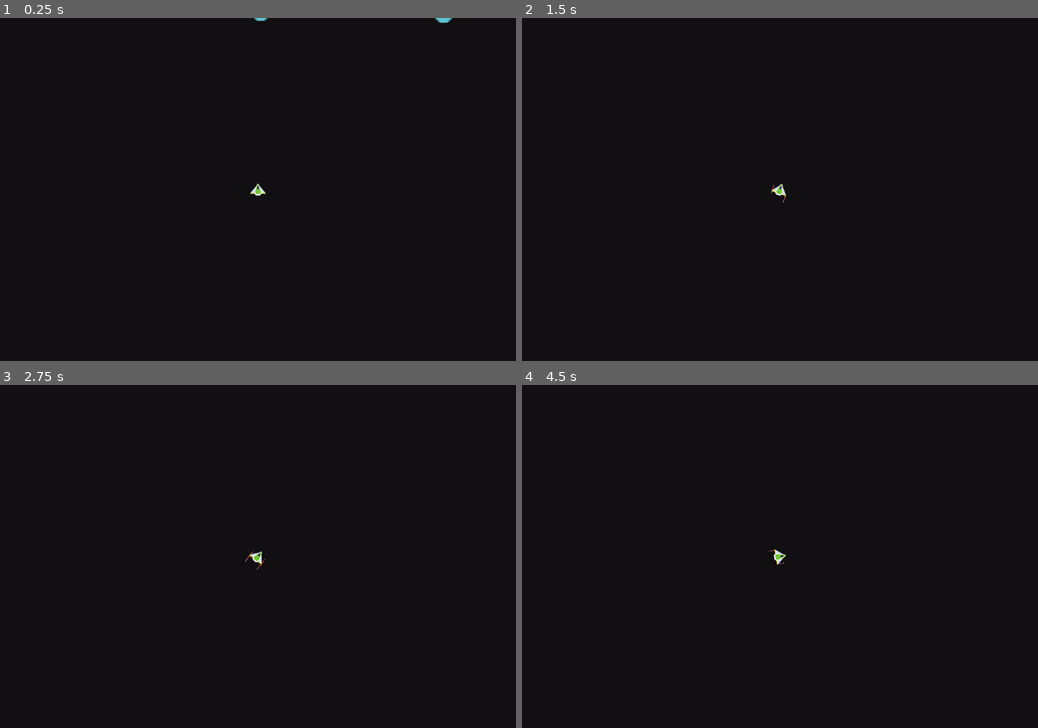
Above: before the commit, frames 1-4 (two rows, left to right).
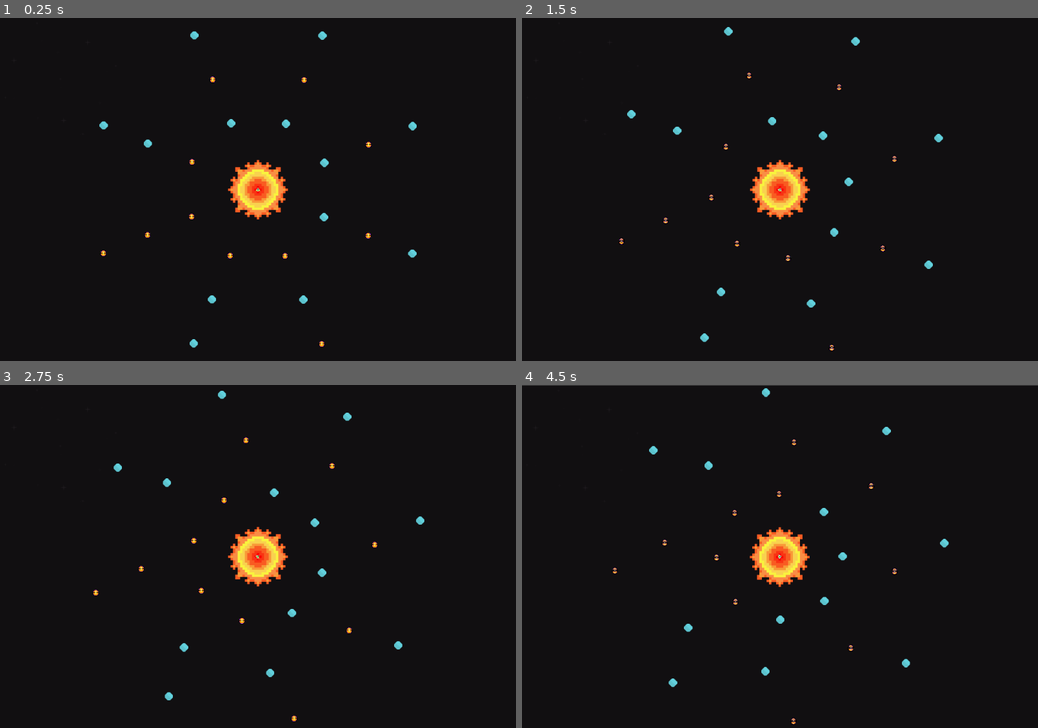
Above: after the commit, the same moments.

Repository: Lewkow/godot-testbed
Game: Godot game, scene res://World.tscn
Same seed, same stepped clock (60 frames per second), same inputs: the game is played once before the commit and once after it.
Inputs (mouse positions are in pixels of both pictures, inside the frame that each line leads up to):
- Up to frame 1 (0.25 s): no input
- Up to frame 2 (1.5 s): move the mouse to (893, 172) at 0.52 s; hold Right (ui_right) 0.53-1.28 s; click (893, 172) at 0.67 s; move the mouse to (676, 206) at 1.27 s; hold Left (ui_left) from 1.28 s (still down); click (676, 206) at 1.42 s
- Up to frame 3 (2.75 s): move the mouse to (309, 481) at 2.02 s; release Left (ui_left) at 2.03 s; hold Right (ui_right) from 2.03 s (still down); click (309, 481) at 2.17 s
- Up to frame 4 (4.5 s): move the mouse to (754, 625) at 2.77 s; release Right (ui_right) at 2.78 s; hold Up (ui_up) 2.78-3.53 s; click (754, 625) at 2.92 s; move the mouse to (934, 607) at 3.52 s; hold Left (ui_left) from 3.53 s (still down); click (934, 607) at 3.67 s; move the mouse to (625, 505) at 4.27 s; click (625, 505) at 4.42 s

The runs differ from the first frame. In frame 1, 2.0% of the frame differs, in the area x 19-88%, y 0-97%; in frame 2, 1.9%; in frame 3, 1.9%; in frame 4, 2.1%, in the area x 0-100%, y 0-99%.

Commit message:
major updates for orbits

Diff:
--- /dev/null
+++ b/Space-Gods/CommSat.tscn
@@ -0,0 +1,48 @@
+[gd_scene load_steps=8 format=2]
+
+[ext_resource path="res://assets/animated_sprites/hydrogen_sheet.png" type="Texture" id=1]
+
+[sub_resource type="AtlasTexture" id=1]
+atlas = ExtResource( 1 )
+region = Rect2( 0, 0, 32, 32 )
+
+[sub_resource type="AtlasTexture" id=2]
+atlas = ExtResource( 1 )
+region = Rect2( 64, 0, 32, 32 )
+
+[sub_resource type="AtlasTexture" id=3]
+atlas = ExtResource( 1 )
+region = Rect2( 0, 32, 32, 32 )
+
+[sub_resource type="AtlasTexture" id=4]
+atlas = ExtResource( 1 )
+region = Rect2( 64, 32, 32, 32 )
+
+[sub_resource type="AtlasTexture" id=5]
+atlas = ExtResource( 1 )
+region = Rect2( 0, 64, 32, 32 )
+
+[sub_resource type="SpriteFrames" id=6]
+animations = [ {
+"frames": [ SubResource( 1 ), SubResource( 2 ), SubResource( 3 ), SubResource( 4 ), SubResource( 5 ), SubResource( 4 ), SubResource( 3 ), SubResource( 2 ) ],
+"loop": true,
+"name": "default",
+"speed": 5.0
+} ]
+
+[node name="CommSat" type="RigidBody2D"]
+collision_layer = 0
+collision_mask = 0
+gravity_scale = 0.0
+linear_damp = 0.0
+angular_damp = 0.0
+
+[node name="CollisionPolygon2D" type="CollisionPolygon2D" parent="."]
+polygon = PoolVector2Array( -10, 0, 0, -10, 10, 0, 0, 10 )
+
+[node name="AnimatedSprite" type="AnimatedSprite" parent="."]
+scale = Vector2( 0.5, 0.5 )
+frames = SubResource( 6 )
+frame = 1
+speed_scale = 0.5
+playing = true
--- a/Space-Gods/DefenseTurret.tscn
+++ b/Space-Gods/DefenseTurret.tscn
@@ -3,7 +3,11 @@
 [ext_resource path="res://assets/bodies/turret.png" type="Texture" id=1]
 
 [node name="DefenseTurret" type="RigidBody2D"]
+collision_layer = 0
+collision_mask = 0
 gravity_scale = 0.0
+linear_damp = 0.0
+angular_damp = 0.0
 
 [node name="CollisionPolygon2D" type="CollisionPolygon2D" parent="."]
 polygon = PoolVector2Array( -10, 0, 0, -10, 10, 0, 0, 10 )
--- a/Space-Gods/OrbitalRing.gd
+++ b/Space-Gods/OrbitalRing.gd
@@ -2,36 +2,57 @@
 
 var orbital_space_scene = load("res://OrbitalSpace.tscn")
 
-var ring_inner_radius = 100
-var ring_outer_radius = 200
+var rng = RandomNumberGenerator.new()
+
+export var ring_inner_radius = 100
+export var ring_outer_radius = 200
+
+var orbital_period
 var ring_mid_radius
 var ring_center
 var max_orbital_spaces = 8
 var chunk_theta
 var orbital_spaces_list = []
-var orbital_period = 100
-var orbital_frequency = 2.0 * PI / float(orbital_period)
+var orbital_frequency
 var orbital_time = 0
+var orbital_period_const = 0.1
 
 func _ready():
-	ring_mid_radius = ring_inner_radius + (ring_outer_radius - ring_inner_radius) / 2.0
+	rng.randomize()
+	ring_mid_radius = ring_inner_radius + \
+		(ring_outer_radius - ring_inner_radius) / 2.0
+	orbital_period = orbital_period_const * pow(ring_mid_radius, 3/2.0)
+	orbital_frequency = 2.0 * PI / float(orbital_period)
 	var counter = 0
 	chunk_theta = 2.0 * PI / max_orbital_spaces
 	var new_child
 	for space in range(max_orbital_spaces):
 		var new_orbital_space = orbital_space_scene.instance()
-		new_orbital_space.position.x = ring_mid_radius * cos((counter*chunk_theta + (counter+1)*chunk_theta) / 2.0)
-		new_orbital_space.position.y = -ring_mid_radius * sin((counter*chunk_theta + (counter+1)*chunk_theta) / 2.0)
-		new_orbital_space.add_turret()
+		new_orbital_space.position.x = ring_mid_radius * \
+			cos((counter*chunk_theta + (counter+1)*chunk_theta) / 2.0)
+		new_orbital_space.position.y = -ring_mid_radius * \
+			sin((counter*chunk_theta + (counter+1)*chunk_theta) / 2.0)
+		if rng.randi() % 2 == 0:
+			new_orbital_space.add_turret()
+		else:
+			new_orbital_space.add_commsat()
 		counter += 1
 		add_child(new_orbital_space)
 
 func _physics_process(delta):
 	var counter = 0
+	var orbital_angle_rad
+
 	for orbital_space in get_children():
+		orbital_angle_rad = ((counter*chunk_theta+(counter+1)*chunk_theta)/2.0)
 		orbital_time += delta
-		orbital_space.position.x = ring_mid_radius * cos(((counter*chunk_theta + (counter+1)*chunk_theta) / 2.0) + orbital_frequency*orbital_time)
-		orbital_space.position.y = ring_mid_radius * sin(((counter*chunk_theta + (counter+1)*chunk_theta) / 2.0) + orbital_frequency*orbital_time)
-#		if counter == 0:
-#			print(delta, ' : ', orbital_space.position.x, ' - ', orbital_space.position.y)
+		orbital_space.position.x = ring_mid_radius \
+			* cos(orbital_angle_rad + orbital_frequency*orbital_time)
+		orbital_space.position.y = ring_mid_radius \
+			* sin(orbital_angle_rad + orbital_frequency*orbital_time)
 		counter += 1
+
+func _process(delta):
+	var current_r
+	for orbital_space in get_children():
+		orbital_space.update_label()
--- a/Space-Gods/OrbitalSpace.tscn
+++ b/Space-Gods/OrbitalSpace.tscn
@@ -4,6 +4,7 @@
 script/source = "extends Node2D
 
 var turret = load(\"res://DefenseTurret.tscn\")
+var commsat = load(\"res://CommSat.tscn\")
 var occupied
 
 func _ready():
@@ -14,10 +15,44 @@
 	add_child(new_turret)
 	occupied = true
 
+func add_commsat():
+	var new_commsat = commsat.instance()
+	add_child(new_commsat)
+	occupied = true
+
 func is_occupied():
 	return occupied
 
+func update_label():
+	var current_r
+	current_r = sqrt(pow(position.x, 2.0) + pow(position.y, 2.0))
+	$TextureRect/Label.text = \"R: %d\" % int(current_r)
+
+func _on_TextureRect_mouse_entered():
+	$TextureRect/Label.show()
+
+
+func _on_TextureRect_mouse_exited():
+	$TextureRect/Label.hide()
 "
 
 [node name="OrbitalSpace" type="Node2D"]
 script = SubResource( 1 )
+
+[node name="TextureRect" type="TextureRect" parent="."]
+margin_left = -20.0
+margin_top = -20.0
+margin_right = 20.0
+margin_bottom = 20.0
+__meta__ = {
+"_edit_use_anchors_": false
+}
+
+[node name="Label" type="Label" parent="TextureRect"]
+visible = false
+margin_bottom = 14.0
+__meta__ = {
+"_edit_use_anchors_": false
+}
+[connection signal="mouse_entered" from="TextureRect" to="." method="_on_TextureRect_mouse_entered"]
+[connection signal="mouse_exited" from="TextureRect" to="." method="_on_TextureRect_mouse_exited"]
--- a/Space-Gods/Player.gd
+++ b/Space-Gods/Player.gd
@@ -12,17 +12,26 @@
 
 
 func _input(event):
-	if event in InputEventMouseButton and event.is_pressed():
-		print('cat')
-		if event.button_index == BUTTON_WHEEL_UP:
-			if $Camera2D.zoom > Vector2(zoom_up_lim, zoom_up_lim):
-				$Camera2D.zoom = $Camera2D.zoom-Vector2(zoom_diff, zoom_diff)
-		elif event.button_index == BUTTON_WHEEL_DOWN:
-			if $Camera2D.zoom < Vector2(zoom_down_lim, zoom_down_lim):
-				$Camera2D.zoom = $Camera2D.zoom-Vector2(zoom_diff, zoom_diff)
+	if event is InputEventMouseButton and event.is_pressed():
+		move_to_this_position(event.position)
+#	if event in InputEventMouseButton and event.is_pressed():
+#		if event.button_index == BUTTON_WHEEL_UP:
+#			if $Camera2D.zoom > Vector2(zoom_up_lim, zoom_up_lim):
+#				$Camera2D.zoom = $Camera2D.zoom-Vector2(zoom_diff, zoom_diff)
+#		elif event.button_index == BUTTON_WHEEL_DOWN:
+#			if $Camera2D.zoom < Vector2(zoom_down_lim, zoom_down_lim):
+#				$Camera2D.zoom = $Camera2D.zoom-Vector2(zoom_diff, zoom_diff)
 
 func _ready():
 	screensize = get_viewport().get_visible_rect().size
+
+func move_to_this_position(this_position):
+	var move_path = this_position - position
+	var move_dist = move_path.length()
+	var angle_diff = move_path.angle_to(Vector2.UP.rotated(rotation))
+	print(angle_diff)
+
+
 
 func get_input():
 	if Input.is_action_pressed("ui_up"):
--- a/Space-Gods/Player.tscn
+++ b/Space-Gods/Player.tscn
@@ -22,6 +22,8 @@
 color_ramp = SubResource( 2 )
 
 [node name="Player" type="RigidBody2D"]
+collision_layer = 0
+collision_mask = 0
 mass = 1000.0
 gravity_scale = 0.0
 linear_damp = 0.0
@@ -37,7 +39,6 @@
 
 [node name="Camera2D" type="Camera2D" parent="."]
 current = true
-zoom = Vector2( 0.3, 0.3 )
 
 [node name="MainThrusters" type="Particles2D" parent="."]
 position = Vector2( 0, 4.22814 )
--- a/Space-Gods/Star.tscn
+++ b/Space-Gods/Star.tscn
@@ -7,6 +7,8 @@
 radius = 60.0
 
 [node name="Star" type="Area2D"]
+collision_layer = 0
+collision_mask = 0
 
 [node name="CollisionShape2D" type="CollisionShape2D" parent="."]
 visible = false
@@ -16,4 +18,12 @@
 scale = Vector2( 0.5, 0.5 )
 texture = ExtResource( 1 )
 
-[node name="OrbitalRing" parent="." instance=ExtResource( 2 )]
+[node name="OrbitalRing1" parent="." instance=ExtResource( 2 )]
+
+[node name="OrbitalRing2" parent="." instance=ExtResource( 2 )]
+ring_inner_radius = 200
+ring_outer_radius = 300
+
+[node name="OrbitalRing3" parent="." instance=ExtResource( 2 )]
+ring_inner_radius = 300
+ring_outer_radius = 400
--- a/Space-Gods/World.gd
+++ b/Space-Gods/World.gd
@@ -21,6 +21,8 @@
 	add_child(star_instance)
 
 	var player = player_scene.instance()
-	player.position.x = rng.randf_range(0, vpx)
-	player.position.y = rng.randf_range(0, vpy)
+#	player.position.x = rng.randf_range(0, vpx)
+#	player.position.y = rng.randf_range(0, vpy)
+	player.position.x = vpx / 2.0
+	player.position.y = vpy / 2.0
 	add_child(player)
Binary file added: Space-Gods/assets/animated_sprites/hydrogen_sheet.png
Binary file added: Space-Gods/assets/animated_sprites/photon_sheet.png
